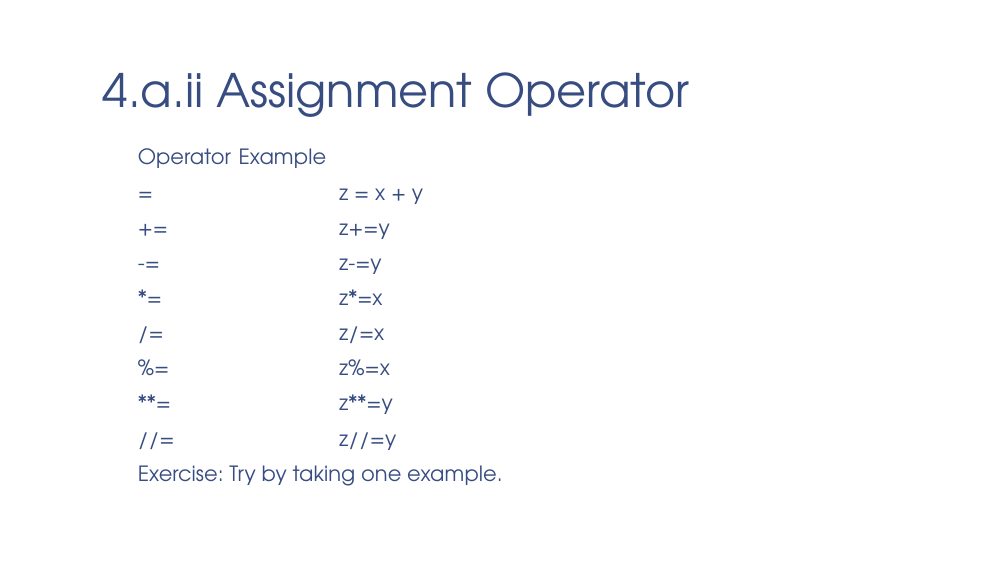
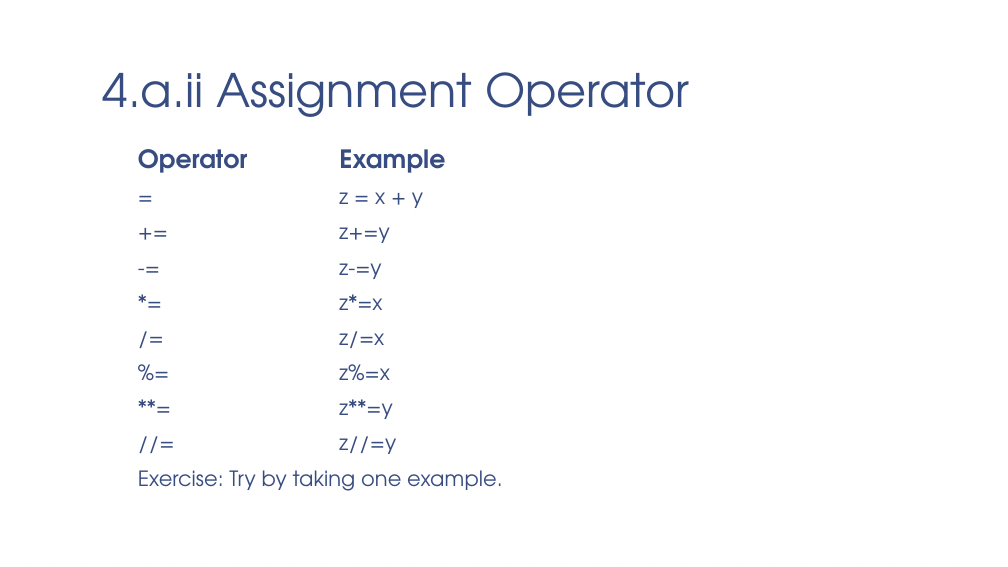
Before and after one commit to vaishnavi-consultants/Computer-Science, a slide deck: slide 7 of Python/Session2/PPT/Python_Fundamentals(Notes).pptx (slide 5 before the commit). Drawn at 1008x567 pixels with LibreOffice and Linux fonts; fonts in the diff are those of the drawing; background and template pictures are left out. Boxes give left, top, right and bottom in pixels: in the first picture for what was removed or moved away, otherwise in the second. Text is boxed around its words. In the diff, an @@ line names an element or a change of style, - is before the commit and + after.

```diff
--- a/Python/Session2/PPT/Python_Fundamentals(Notes).pptx
+++ b/Python/Session2/PPT/Python_Fundamentals(Notes).pptx
@@ text at (x1=138, y1=149, x2=445, y2=173): size 20 to 24 pt, bold on in "Operator Example" @@
```
Also in this commit, not shown: 1 other slide changed, 2 slides added.
